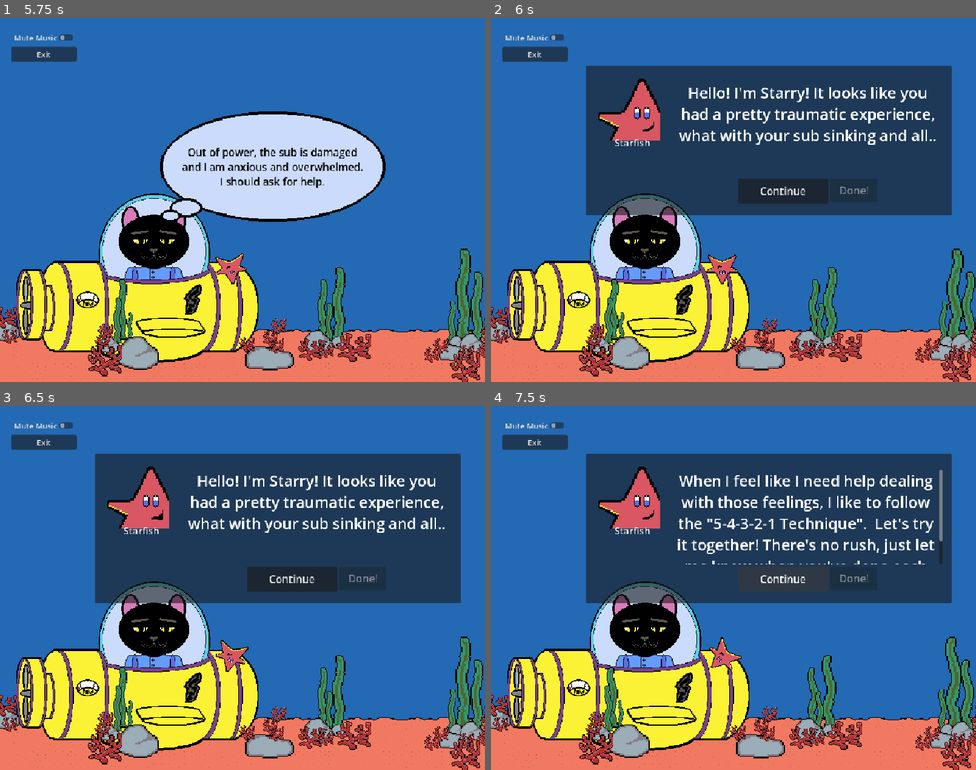
Above: before the commit, frames 1-4 (two rows, left to right).
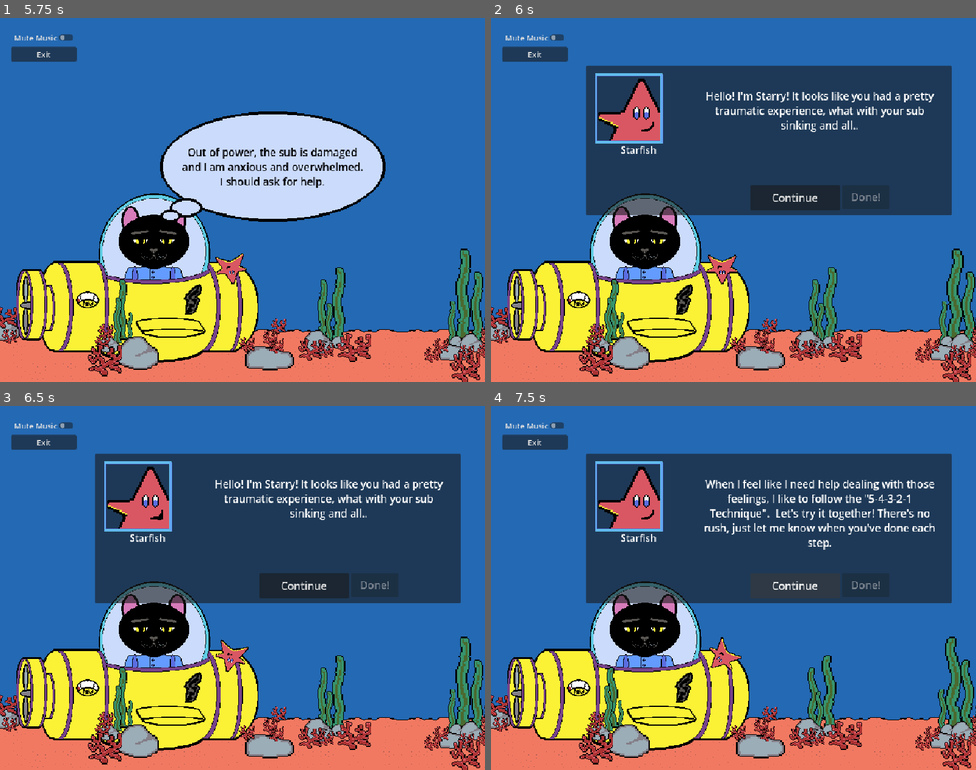
Above: after the commit, the same moments.

Repository: gainax2k1/uplifting_ocean
Game: Godot game, scene res://Scenes/uplifting_ocean.tscn
The game is run twice, just before and just after one commit, with the same random seed, the same clock (stepped at 60 frames per second) and the same inputs.
Inputs:
- Up to frame 1 (5.75 s): no input
- Up to frame 2 (6 s): click "Out of power, the sub is dama…" at 5.75 s
- Up to frame 3 (6.5 s): no input
- Up to frame 4 (7.5 s): click "Continue" at 6.5 s; click "Continue" at 7.25 s

Frame 1 is identical in both runs. In frame 2, 4.2% of the frame differs, in the area x 21-92%, y 15-53%; in frame 3, 4.2%; in frame 4, 4.9%, in the area x 21-94%, y 15-51%.

Commit message:
first BETA

Diff:
--- a/Scenes/Dialogue_Manager.gd
+++ b/Scenes/Dialogue_Manager.gd
@@ -9,16 +9,12 @@
 @onready var SpeakerLabel = %SpeakerLabel
 @onready var done_button = %DoneButton
 @onready var cont_button = %ContinueButton
-#@onready var power_gauge  = %Sub2D.get_node("%PowerGauge")
 @onready var sub_animation = %Sub2D.get_node("%SubAnimation")
 @onready var prop_animation = %prop_anim
 @onready var FishAnimation = %Sub2D.get_node("%FishAnimation")
 @onready var bgmusic = %Menu.get_node("%BGMusic")
 @onready var ask_for_help = %Sub2D.get_node("%AskForHelp")
 @onready var victory = %Victory
-@export var Caller: Node
-
-#@onready var damage_sprite = %Sub2D.get_node("%Damage")
 
 
 
@@ -39,18 +35,13 @@
 			FishAnimation.play("star_ani_2")
 			ask_for_help.set_text("Well, looks like they fixed the hole \n
 				but I'm still feeling stressed out...")
-
-			#FishAnimation.play("eel_ani_1")
 			return
 
 		"Puffer":
 			FishAnimation.play("puff_ani_2")
 
-
-
 		"Eel":
 			ask_for_help.visible = false
-			#%PowerGauge.Fill_gauge()
 			FishAnimation.play("eel_ani_2")
 
 			return
@@ -98,7 +89,7 @@
 		cont_button.disabled = true
 		done_button.disabled = false
 	cont_dialog()
-	pass # Replace with function body.
+	pass
 
 func _on_done_button_pressed() -> void:
 	current_dialog_index = 0
@@ -106,11 +97,9 @@
 		trans_switch(current_dialog.NPC_Name)
 		#when increment, call transition (finish starfish, finish puffer, etc...)
 		current_NPC_index += 1
-		#ask_for_help.show()
 	else:
 		FishAnimation.play("puff_ani_2")
 		pass
-		#trans_switch("Ending")
 
 	DialogBox.hide()
 
--- a/Scenes/dialog.tscn
+++ b/Scenes/dialog.tscn
@@ -7,6 +7,7 @@
 [ext_resource type="AudioStream" uid="uid://7pnk6w0xmyht" path="res://Assets/Audio/Click.ogg" id="5_ionbg"]
 [ext_resource type="Script" uid="uid://c2mtshrvy0e5u" path="res://Scenes/button_sound.gd" id="6_gl4vm"]
 [ext_resource type="AudioStream" uid="uid://doqd8liyj0cd4" path="res://Assets/Audio/Happy_short.ogg" id="7_ionbg"]
+[ext_resource type="Texture2D" uid="uid://6icy5dtum7cc" path="res://Assets/Sprites/icon-border.png" id="8_gl4vm"]
 
 [node name="Dialog" type="Node2D" unique_id=1563229591]
 script = ExtResource("1_edf0l")
@@ -49,8 +50,8 @@
 theme_override_constants/separation = 10
 
 [node name="VBoxContainer" type="VBoxContainer" parent="CanvasLayer/DialogBox/MarginContainer/HBoxContainer" unique_id=849777103]
-custom_minimum_size = Vector2(150, 0)
-custom_maximum_size = Vector2(200, -1)
+custom_minimum_size = Vector2(200, 300)
+custom_maximum_size = Vector2(200, 300)
 propagate_maximum_size = false
 layout_mode = 2
 size_flags_horizontal = 0
@@ -58,7 +59,7 @@
 
 [node name="NPCIcon" type="AnimatedSprite2D" parent="CanvasLayer/DialogBox/MarginContainer/HBoxContainer/VBoxContainer" unique_id=2111244090]
 unique_name_in_owner = true
-position = Vector2(68, 66)
+position = Vector2(67, 66)
 scale = Vector2(1.31, 1.31)
 sprite_frames = ExtResource("4_u40lh")
 animation = &"starfish-icon-ani"
@@ -66,10 +67,13 @@
 
 [node name="SpeakerLabel" type="Label" parent="CanvasLayer/DialogBox/MarginContainer/HBoxContainer/VBoxContainer" unique_id=1861606087]
 unique_name_in_owner = true
+custom_minimum_size = Vector2(120, 100)
+custom_maximum_size = Vector2(175, 100)
 layout_mode = 2
 theme_override_font_sizes/font_size = 20
 text = "speaker label default"
 horizontal_alignment = 1
+vertical_alignment = 1
 
 [node name="VBoxContainer2" type="VBoxContainer" parent="CanvasLayer/DialogBox/MarginContainer/HBoxContainer" unique_id=1006447713]
 custom_minimum_size = Vector2(500, 250)
@@ -84,7 +88,7 @@
 custom_maximum_size = Vector2(-1, 200)
 layout_mode = 2
 size_flags_vertical = 3
-theme_override_font_sizes/normal_font_size = 32
+theme_override_font_sizes/normal_font_size = 22
 text = "1. Take 5 long, deep breaths through your nose, and exhale through puckered lips."
 horizontal_alignment = 1
 
@@ -114,6 +118,11 @@
 text = "Done!"
 icon_alignment = 2
 
+[node name="IconBorder" type="Sprite2D" parent="CanvasLayer/DialogBox" unique_id=2071790715]
+position = Vector2(90, 90.5)
+scale = Vector2(1.3090909, 1.3545455)
+texture = ExtResource("8_gl4vm")
+
 [node name="Victory" type="AudioStreamPlayer2D" parent="." unique_id=679592075]
 unique_name_in_owner = true
 stream = ExtResource("7_ionbg")
--- a/Scenes/submarine.tscn
+++ b/Scenes/submarine.tscn
@@ -188,6 +188,18 @@
 "update": 0,
 "values": [Vector2(1485, -2)]
 }
+tracks/4/type = "value"
+tracks/4/imported = false
+tracks/4/enabled = true
+tracks/4/path = NodePath("FishAnimation/Fish/Eel:flip_h")
+tracks/4/interp = 1
+tracks/4/loop_wrap = true
+tracks/4/keys = {
+"times": PackedFloat32Array(0),
+"transitions": PackedFloat32Array(1),
+"update": 1,
+"values": [true]
+}
 
 [sub_resource type="Animation" id="Animation_2oy7c"]
 resource_name = "eel_ani_1"
@@ -235,6 +247,33 @@
 "transitions": PackedFloat32Array(1, 1, 1),
 "update": 0,
 "values": [Vector2(-86, 160), Vector2(-86, 160), Vector2(-668, -57)]
+}
+
+[sub_resource type="Animation" id="Animation_xo8fq"]
+resource_name = "eel_ani_4"
+tracks/0/type = "value"
+tracks/0/imported = false
+tracks/0/enabled = true
+tracks/0/path = NodePath("FishAnimation/Fish/Eel:position")
+tracks/0/interp = 1
+tracks/0/loop_wrap = true
+tracks/0/keys = {
+"times": PackedFloat32Array(0.033333335, 1),
+"transitions": PackedFloat32Array(1, 1),
+"update": 0,
+"values": [Vector2(-668, -57), Vector2(-40, 17)]
+}
+tracks/1/type = "value"
+tracks/1/imported = false
+tracks/1/enabled = true
+tracks/1/path = NodePath("FishAnimation/Fish/Eel:flip_h")
+tracks/1/interp = 1
+tracks/1/loop_wrap = true
+tracks/1/keys = {
+"times": PackedFloat32Array(0),
+"transitions": PackedFloat32Array(1),
+"update": 1,
+"values": [true]
 }
 
 [sub_resource type="Animation" id="Animation_udrvb"]
@@ -331,6 +370,7 @@
 &"eel_ani_1": SubResource("Animation_2oy7c"),
 &"eel_ani_2": SubResource("Animation_7axes"),
 &"eel_ani_3": SubResource("Animation_lswuw"),
+&"eel_ani_4": SubResource("Animation_xo8fq"),
 &"puff_ani_1": SubResource("Animation_udrvb"),
 &"puff_ani_2": SubResource("Animation_kop6n"),
 &"star_ani_1": SubResource("Animation_48gdx"),
@@ -426,5 +466,5 @@
 frame = 1
 script = ExtResource("13_udrvb")
 
-[connection signal="animation_finished" from="SubAnimation" to="." method="_on_sub_animation_animation_finished"]
+[connection signal="animation_finished" from="SubAnimation" to="FishAnimation" method="_on_sub_animation_animation_finished"]
 [connection signal="animation_finished" from="FishAnimation" to="FishAnimation" method="_on_animation_finished"]
--- a/Scenes/uplifting_ocean.tscn
+++ b/Scenes/uplifting_ocean.tscn
@@ -53,6 +53,7 @@
 offset_right = 908.6667
 offset_bottom = 524.0
 theme_override_colors/font_color = Color(0, 0, 0, 1)
+theme_override_colors/font_hover_color = Color(0, 0.100852944, 0.8853454, 1)
 theme_override_font_sizes/font_size = 22
 text = "Out of power, the sub is damaged
 and I am anxious and overwhelmed.
--- a/Scripts/animation.gd
+++ b/Scripts/animation.gd
@@ -2,23 +2,19 @@
 
 @onready var damage: Sprite2D = %Subby.get_node("%Damage")
 @onready var BigPuffer: Sprite2D = %Subby.get_node("%BigPuffer")
-#@onready var gauge = %Subby.get_node("%PowerGauge")
 @onready var gauge  = $"../../Sub2D".get_node("%PowerGauge")
 @onready var ask_for_help = $"../AskForHelp"
 @onready var FishAnimation = %FishAnimation
 @onready var Starfish = %Starfish
+@onready var cat = $"../../Sub2D".get_node("%Cat")
 
+@onready var prop_animation = $"../../Sub2D".get_node("%prop_anim")
 @onready var sub_animation = $"../../Sub2D".get_node("%SubAnimation")
 @onready var bgmusic = $"../../Menu".get_node("%BGMusic")
 @onready var victory = $"../../Dialog".get_node("%Victory")
 @onready var big_puffer = $"../../Sub2D".get_node("%PufferBig")
-#@onready var big_puffer: Sprite2D = %PufferBig
 @export var subby: Sprite2D
 
-#@onready var dialog = %Dialog.get_node()
-#@onready var BigPuffer = %BigPuffe
-
-# Called when the node enters the scene tree for the first time.
 func _ready() -> void:
 	pass
 
@@ -32,54 +28,55 @@
 		Starfish.visible = false
 		damage.texture = load("res://Assets/Sprites/starfish.png")
 		FishAnimation.play("eel_ani_1")
+		cat.animation = "cat-mood-medium"
 		return
 
 	if anim_name == "eel_ani_1":
-		#FishAnimation.stop()
-		#FishAnimation.current_animation ="eel_ani_2"
 		ask_for_help.visible = true
+		cat.animation = "cat-mood-sad"
 		return
 	if anim_name == "eel_ani_2":
 		gauge.play("power-ani")
+		prop_animation.show()
+		cat.animation = "cat-mood-medium"
 		FishAnimation.play("eel_ani_3")
 
 	if anim_name == "eel_ani_3":
-		#FishAnimation.stop()
 		ask_for_help.set_text("Ok, they recharged the power. \n
 				I still feel really down and could use a lift. \n
 				I still need help...")
-		#gauge.play("power-ani")
-		#FishAnimation.current_animation = "puff_ani_1"
 		FishAnimation.play("puff_ani_1")
+		cat.animation = "cat-mood-sad"
 		return
 
 	if anim_name == "puff_ani_1":
-		#FishAnimation.stop()
 		ask_for_help.visible = true
+		cat.animation = "cat-mood-medium"
 		return
 
 	if anim_name == "puff_ani_2":
-		#self.play("RESET")
-		#%Puffer.visible = false
+		cat.animation = "cat-mood-happy"
 		FishAnimation.play("RESET")
 		big_puffer.show()
-		#BigPuffer.visible = true
-		#%PufferBig.visble = true
 		print("ending")
 		ending()
-		#Caller.call(function_name)
-		#%Dialog.MY_
-		#%Dialog.trans_switch("Ending")
 		return
+
+	if anim_name == "eel_ani_4":
+		ask_for_help.set_text("Thanks for playing! <3")
+		ask_for_help.visible = true
+		#ask_for_help.disable = true
+
 	return
 
 func ending() -> void:
 	ask_for_help.disabled = true
 	ask_for_help.visible = false
-	#CALL ENDING...????????????????????
-	#power_gauge.play("power-ani")
 	sub_animation.play("raise")
-	#prop_animation.visible = true
-	#animate prop, show prop
 	bgmusic.stream_paused = true
 	victory.play(0.0)
+
+
+func _on_sub_animation_animation_finished(anim_name: StringName) -> void:
+	if anim_name == "raise":
+		FishAnimation.play("eel_ani_4")
--- a/Scripts/submarine.gd
+++ b/Scripts/submarine.gd
@@ -16,7 +16,3 @@
 # Called every frame. 'delta' is the elapsed time since the previous frame.
 func _process(delta: float) -> void:
 	pass
-
-
-func _on_sub_animation_animation_finished(anim_name: StringName) -> void:
-	pass # Replace with function body.
--- a/project_time_traker.json
+++ b/project_time_traker.json
@@ -1,9 +1,9 @@
 {
-  "2D": 19333.9586639404,
+  "2D": 20372.7256903648,
   "3D": 45.9560236930847,
   "AFK": 7862.20466876031,
   "Asset Store": 4.99714398384094,
-  "Editor": 122666.29121685,
-  "Game": 23555.3748133182,
-  "Script": 79726.0045719146
+  "Editor": 125556.646913767,
+  "Game": 24097.8670859336,
+  "Script": 81035.1009697914
 }
Binary file added: Assets/Sprites/icon-border.aseprite
Binary file added: Assets/Sprites/icon-border.png
Not shown, added: Assets/Sprites/icon-border.png.import
